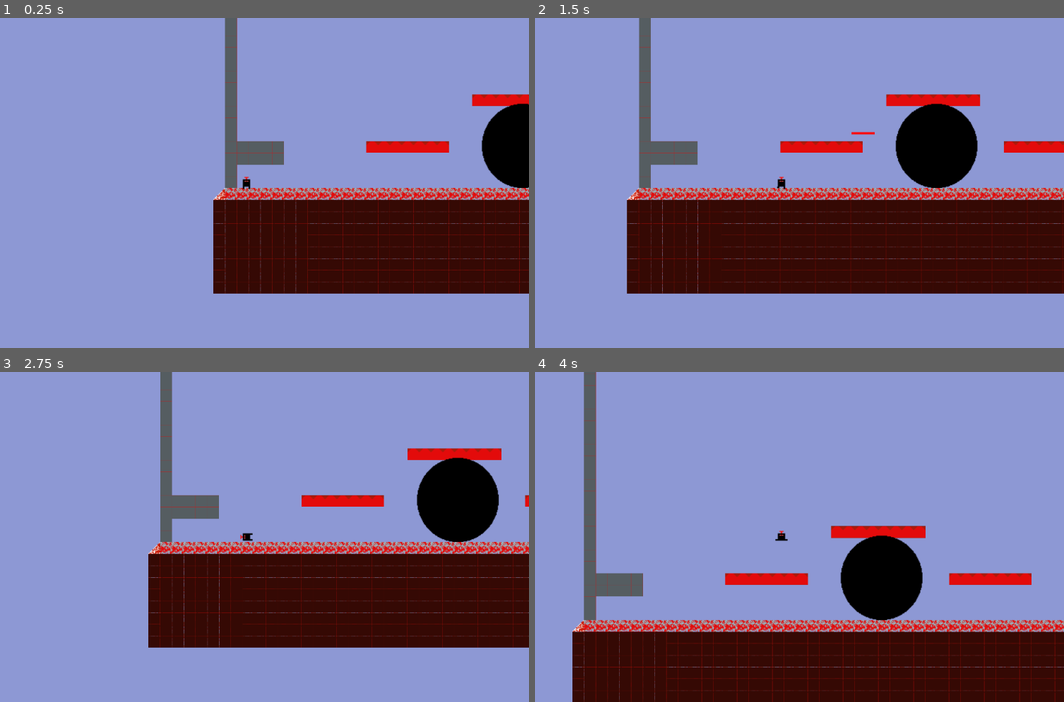
Above: before the commit, frames 1-4 (two rows, left to right).
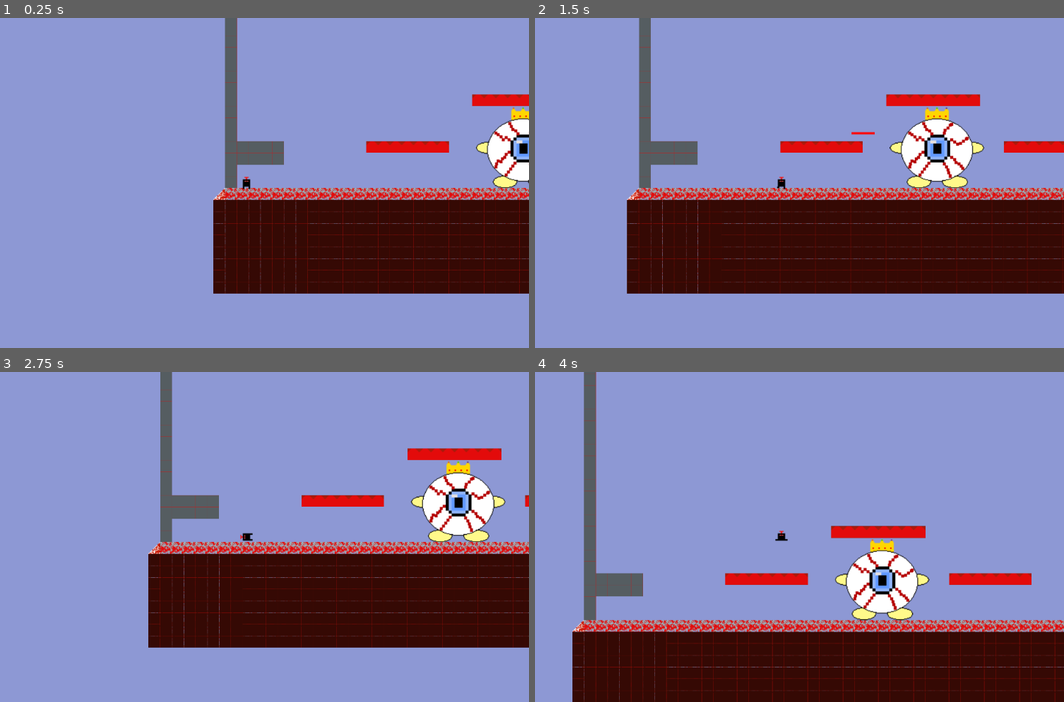
Above: after the commit, the same moments.

Repository: tompasini/Born4Lazers
Game: Godot game, scene res://Worlds/Red World/RedLevel10.tscn
The game is run twice, just before and just after one commit, with the same random seed, the same clock (stepped at 60 frames per second) and the same inputs. This scene is started directly instead of the project's main scene.
Inputs (mouse positions are in pixels of both pictures, inside the frame that each line leads up to):
- Up to frame 1 (0.25 s): no input
- Up to frame 2 (1.5 s): tap Enter at 0.5 s; move the mouse to (905, 166) at 0.52 s; hold Shift (run) 0.53-1.28 s; hold D (right) from 0.53 s (still down); tap Space (jump) at 0.77, 1.07 s; move the mouse to (667, 199) at 1.27 s; click (667, 199) at 1.35 s
- Up to frame 3 (2.75 s): tap Space (jump) at 1.52, 1.82 s; move the mouse to (301, 464) at 2.02 s; release D (right) at 2.03 s; hold A (left) from 2.03 s (still down); hold Shift (run) from 2.03 s (still down)
- Up to frame 4 (4 s): move the mouse to (751, 603) at 2.77 s; release A (left) at 2.78 s; release Shift (run) at 2.78 s; hold D (right) from 2.78 s (still down); click (751, 603) at 2.85 s; tap Space (jump) at 3.02, 3.32, 3.77 s; move the mouse to (952, 586) at 3.52 s; hold Shift (run) from 3.53 s (still down)

The runs differ from the first frame. In frame 1, 1.9% of the frame differs, in the area x 89-100%, y 25-52%; in frame 2, 3.2%, in the area x 67-85%, y 25-52%; in frame 3, 3.2%; in frame 4, 3.2%.

Commit message:
finished king eyebes scene basics, and added it to lvl 10

Diff:
--- a/Bosses/King Eyebes/KingEyebes.tscn
+++ b/Bosses/King Eyebes/KingEyebes.tscn
@@ -1,15 +1,20 @@
-[gd_scene load_steps=2 format=2]
+[gd_scene load_steps=3 format=2]
+
+[ext_resource path="res://Assets/Bosses/King Eyebes/King Eyebes.png" type="Texture" id=1]
 
 [sub_resource type="SpriteFrames" id=1]
 animations = [ {
-"frames": [  ],
+"frames": [ ExtResource( 1 ) ],
 "loop": true,
 "name": "idle",
 "speed": 5.0
 } ]
 
-[node name="KinematicBody2D" type="KinematicBody2D"]
+[node name="KingEyebes" type="KinematicBody2D"]
 
 [node name="AnimatedSprite" type="AnimatedSprite" parent="."]
 frames = SubResource( 1 )
 animation = "idle"
+
+[node name="CollisionPolygon2D" type="CollisionPolygon2D" parent="."]
+polygon = PoolVector2Array( -17, -29, -28, -23, -37, -15, -44, -5, -48, 5, -48, 16, -45, 28, -39, 37, -32, 44, -19, 51, -9, 53, -5, 54, 7, 54, 17, 52, 28, 46, 38, 38, 45, 27, 48, 17, 48, 6, 47, 0, 40, -11, 31, -21, 16, -28, 7, -30, -6, -30 )
--- a/Worlds/Red World/RedLevel10.tscn
+++ b/Worlds/Red World/RedLevel10.tscn
@@ -1,7 +1,7 @@
 [gd_scene load_steps=13 format=2]
 
+[ext_resource path="res://Bosses/King Eyebes/KingEyebes.tscn" type="PackedScene" id=1]
 [ext_resource path="res://LZer.tscn" type="PackedScene" id=2]
-[ext_resource path="res://Test Boss Size 128.png" type="Texture" id=3]
 [ext_resource path="res://Scripts/Level.gd" type="Script" id=7]
 [ext_resource path="res://Assets/Backgrounds/Red World/Background Evening.png" type="Texture" id=8]
 [ext_resource path="res://Resources/Tilesets/RedTileset1.tres" type="TileSet" id=9]
@@ -75,6 +75,9 @@
 format = 1
 tile_data = PoolIntArray( -917519, 6, 0, -917518, 6, 0, -917517, 6, 0, -917516, 6, 0, -917515, 6, 0, -917514, 6, 0, -91 …(9295 unchanged characters)…
 
+[node name="KingEyebes" parent="." instance=ExtResource( 1 )]
+position = Vector2( 165, 160 )
+
 [node name="FallZone" type="Area2D" parent="."]
 position = Vector2( 548, 353 )
 collision_layer = 4
@@ -85,10 +88,6 @@
 [node name="CollisionShape2D" type="CollisionShape2D" parent="FallZone"]
 position = Vector2( 58, 75 )
 shape = SubResource( 3 )
-
-[node name="Sprite2" type="Sprite" parent="."]
-position = Vector2( 165, 160 )
-texture = ExtResource( 3 )
 
 [node name="LZer" parent="." instance=ExtResource( 2 )]
 position = Vector2( -211, 216 )
